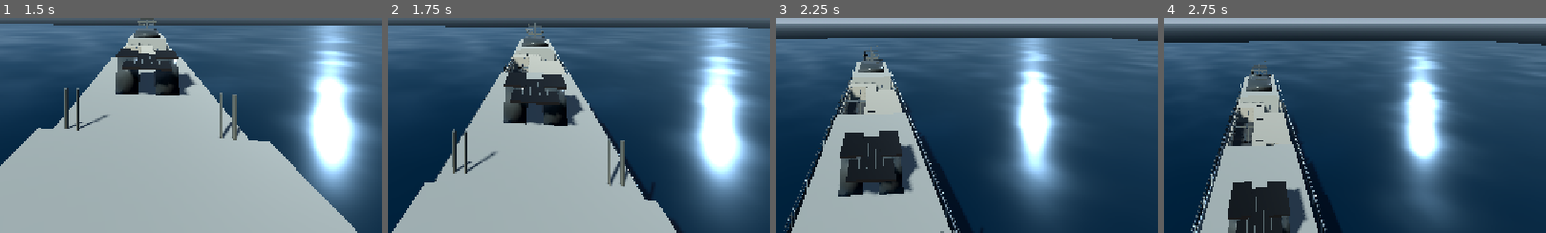
Above: before the commit, frames 1-4 (left to right).
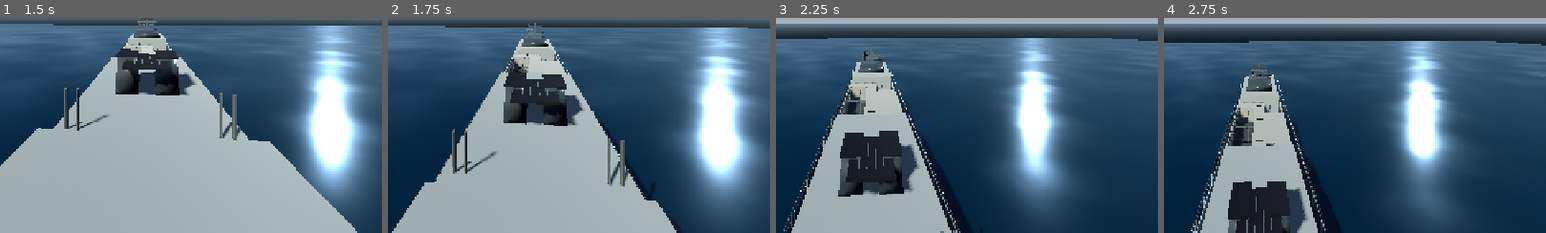
Above: after the commit, the same moments.

Repository: YukkuriP/Yukkuri-FPS-3
Game: Godot game, scene res://scenes/main.tscn
The game is run twice, just before and just after one commit, with the same random seed, the same clock (stepped at 60 frames per second) and the same inputs.
Inputs (mouse positions are % of the whole screen's width and height, from its top left):
- Up to frame 1 (1.5 s): tap Enter at 0.5 s; move the mouse to (55, 50) at 0.52 s; hold F (fleet_fly_toggle) 0.53-1.28 s; hold Space (fleet_fly_up) from 0.53 s (still down); click (55, 50) at 0.67 s; move the mouse to (45, 50) at 1.27 s; tap E (fleet_interact) at 1.35 s
- Up to frame 2 (1.75 s): keep holding Space (fleet_fly_up)
- Up to frame 3 (2.25 s): keep holding Space (fleet_fly_up); move the mouse to (52, 48) at 2.02 s; tap 1 at 2.1 s
- Up to frame 4 (2.75 s): keep holding Space (fleet_fly_up)
The pictures show only the part of the screen within x 35-85%, y 50-100%; the shares and areas given below are measured in that part.

Frame 1 is identical in both runs. In frame 2, 0.1% of the frame differs, in the area x 12-68%, y 16-85%; in frame 3, 0.3%; in frame 4, 0.3%, in the area x 7-42%, y 34-100%.

Commit message:
Align sheer rails and stern trim with the offset hull mesh

Diff:
--- a/scripts/visual_upgrade.gd
+++ b/scripts/visual_upgrade.gd
@@ -264,13 +264,13 @@
 	for z in range(-33,37,5):
 		_box(self,"Deck expansion strip",Vector3(0,1.14,float(z)),Vector3(16.8,0.018,0.035),dark,0)
 	# Flat stern transom: perimeter rub strips, plate joints and flush service panels.
-	_box(self, "Stern transom upper rub strip", Vector3(0.0, 0.66, 38.91), Vector3(13.7, 0.11, 0.10), trim, 0)
-	_box(self, "Stern transom lower rub strip", Vector3(0.0, -1.38, 38.91), Vector3(12.8, 0.10, 0.10), dark, 0)
+	_box(self, "Stern transom upper rub strip", Vector3(0.0, 0.66, 40.91), Vector3(13.7, 0.11, 0.10), trim, 0)
+	_box(self, "Stern transom lower rub strip", Vector3(0.0, -1.38, 40.91), Vector3(12.8, 0.10, 0.10), dark, 0)
 	for x in [-5.0, -2.5, 0.0, 2.5, 5.0]:
-		_box(self, "Stern transom plate joint", Vector3(x, -0.32, 38.89), Vector3(0.035, 1.72, 0.045), dark, 0)
+		_box(self, "Stern transom plate joint", Vector3(x, -0.32, 40.89), Vector3(0.035, 1.72, 0.045), dark, 0)
 	for x in [-3.7, 3.7]:
-		_box(self, "Stern transom service panel frame", Vector3(x, -0.28, 38.92), Vector3(1.35, 0.92, 0.055), trim, 0)
-		_box(self, "Stern transom service panel inset", Vector3(x, -0.28, 38.96), Vector3(1.18, 0.75, 0.025), dark, 0)
+		_box(self, "Stern transom service panel frame", Vector3(x, -0.28, 40.92), Vector3(1.35, 0.92, 0.055), trim, 0)
+		_box(self, "Stern transom service panel inset", Vector3(x, -0.28, 40.96), Vector3(1.18, 0.75, 0.025), dark, 0)
 	# Bow anchor housings and mooring fittings (non-functional visual props)
 	for side in [-1.0,1.0]:
 		_box(self,"Anchor hawse plate",Vector3(side*5.6,-0.35,-36.0),Vector3(1.0,0.08,1.0),dark)
@@ -724,8 +724,8 @@
 			mesh.visible = false
 	var rail_mat := _mat(Color(0.39, 0.43, 0.42), 0.72, 0.34)
 	var post_points: Array[Vector3] = []
-	for z in range(-38, 39, 2):
-		var half_beam := _sheer_half_beam(float(z))
+	for z in range(-36, 41, 2):
+		var half_beam := _sheer_half_beam(float(z) - 2.0)
 		for side in [-1.0, 1.0]:
 			var x: float = float(side) * (half_beam * 0.955)
 			var foot := Vector3(x, 1.18, float(z))
